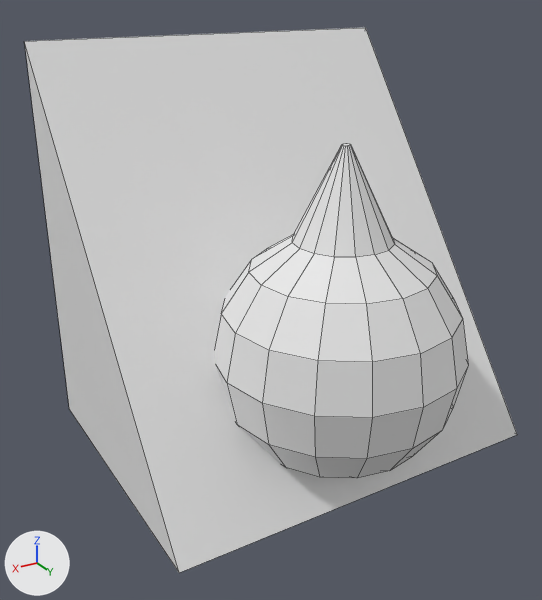
An edit to the Blender file Assets/Models/Blocks/weapon.blend, drawn before and after from the same camera.
Before and after are seen from a 50 mm camera at (0.961, 1.389, 0.637) aimed at (0.091, -0.061, -0.088). Every picture has the same lights, and +X, +Y and +Z are marked at lower left. Mesh edges are drawn as thin lines.

Names of what the first picture shows: 'laser', 'laser_turret'.
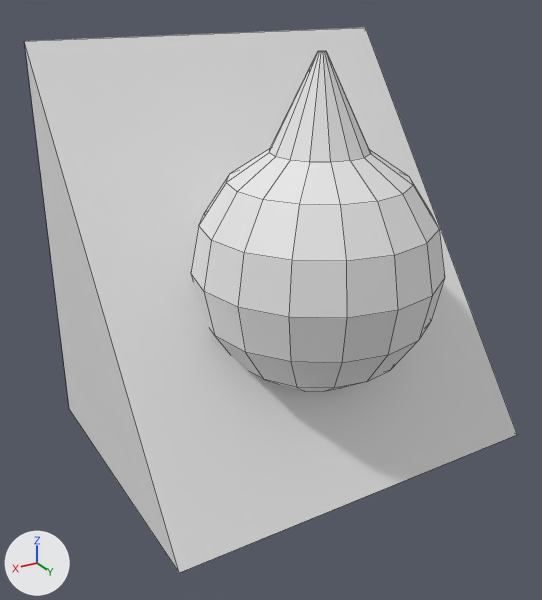
Changed parts and their boxes [x1, y1, x2, y2] in the pictures (542 x 600 px):
'laser_turret', mesh moved: before [215, 144, 468, 478]; after [191, 51, 445, 392]

Patch to the scene script:
```diff
--- a/Assets/Models/Blocks/weapon.blend.py
+++ b/Assets/Models/Blocks/weapon.blend.py
@@ me_laser_turret @@
 me_laser_turret.from_pydata(...)  # 129 vertices, 129 faces; spans x -0.3..0.3, y -0.2..0.4, z -0.48..0.31
 # used by ob_laser_turret; location = (0.0, 0.0, 0.0)
+# me_laser_turret part 1: the whole mesh is moved by (0.0, -0.1, 0.182)
```
